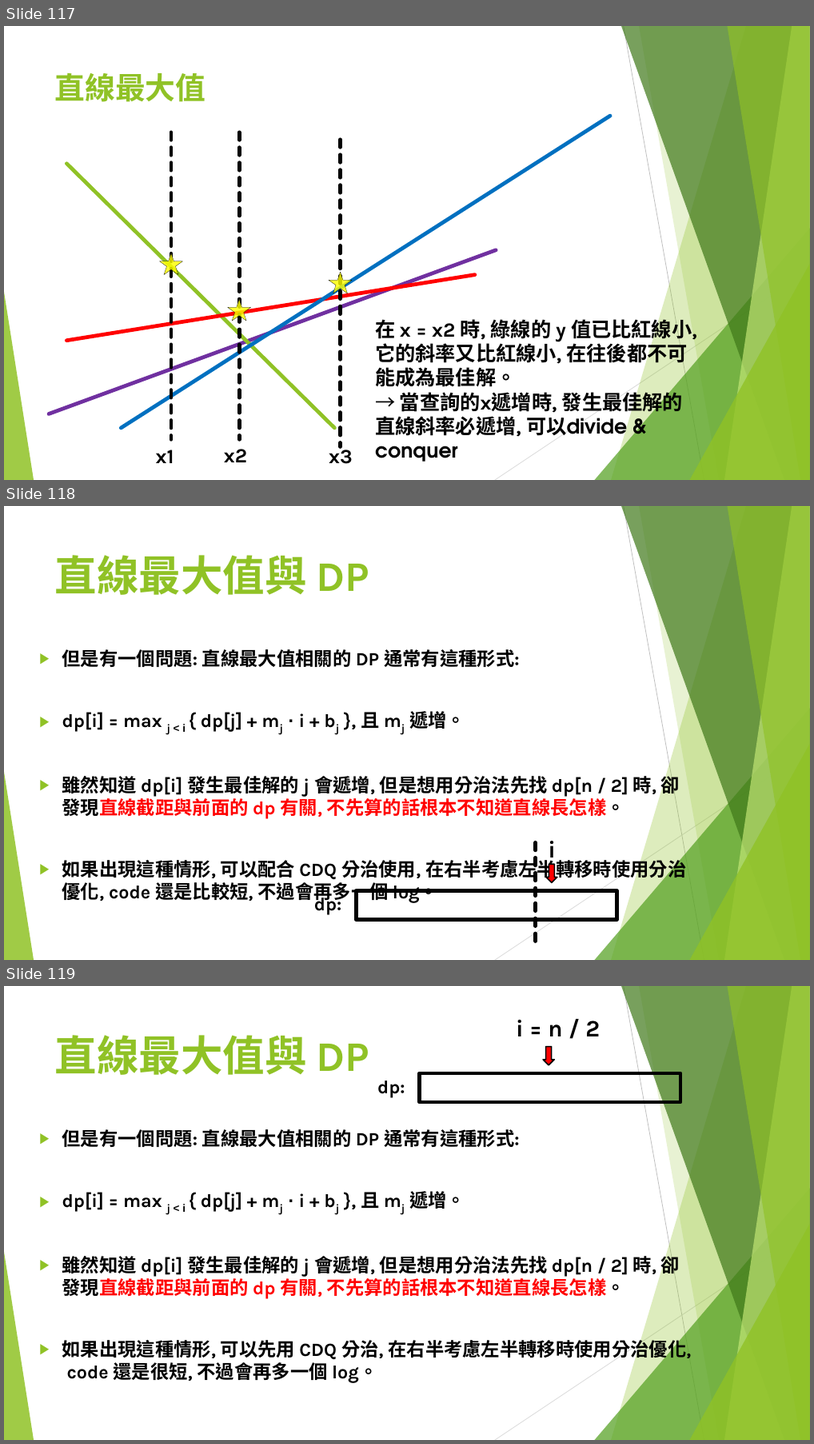
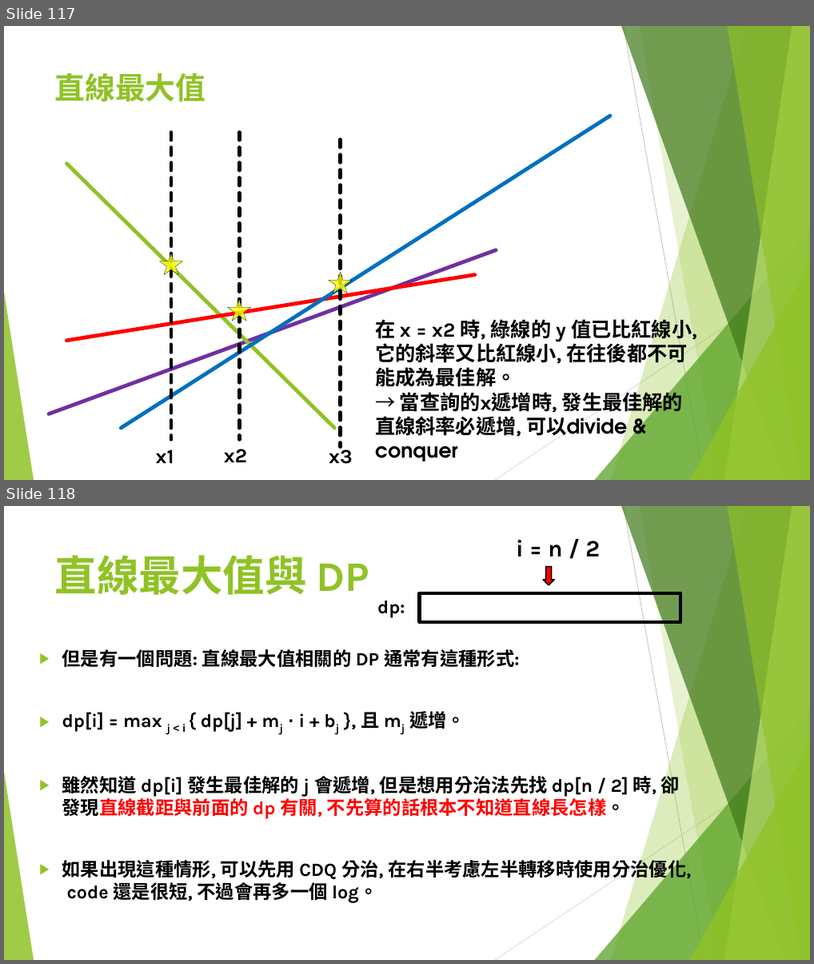
Before and after one commit to S920105123/IONC-2020-adv-DP, a slide deck: presentation/進階動態規劃2020.pptx. Shown one above the other, each under a label of ours: slides 117, 118 and 119 before the commit, slides 117 and 118 after it. The pictures are 814x1444 and 814x964 pixels, drawn with LibreOffice and Linux fonts; fonts in the diff are those of the drawing. Boxes give left, top, right and bottom in pixels: in the first picture for what was removed or moved away, otherwise in the second. Text is boxed around its words. In the diff, an @@ line names an element or a change of style, - is before the commit and + after.

```diff
--- a/presentation/進階動態規劃2020.pptx
+++ b/presentation/進階動態規劃2020.pptx
@@ slide 118 removed at (4,506,810,960), background #FFFFFF; not listed: 10 template elements that a slide beside it also shows @@
@@ title removed at (55,555,370,595) @@
-直線最大值與 DP
@@ text removed at (62,649,686,903) @@
-▶ 但是有一個問題: 直線最大值相關的 DP 通常有這種形式:
-▶ dp[i] = max j < i { dp[j] + mj ∙ i + bj }, 且 mj 遞增。
-▶ 雖然知道 dp[i] 發生最佳解的 j 會遞增, 但是想用分治法先找 dp[n / 2] 時, 卻發現直線截距與前面的 dp 有關, 不先算的話根本不知道直線長怎樣。
-▶ 如果出現這種情形, 可以配合 CDQ 分治使用, 在右半考慮左半轉移時使用分治優化, code 還是比較短, 不過會再多一個 log。
@@ group removed at (314,840,618,945): 2 texts, 1 rectangle, 1 down arrow, 1 line @@
-i
-dp:
@@ what was slide 119 is now slide 118 @@
```
Also in this commit, not shown: 8 slides changed.
